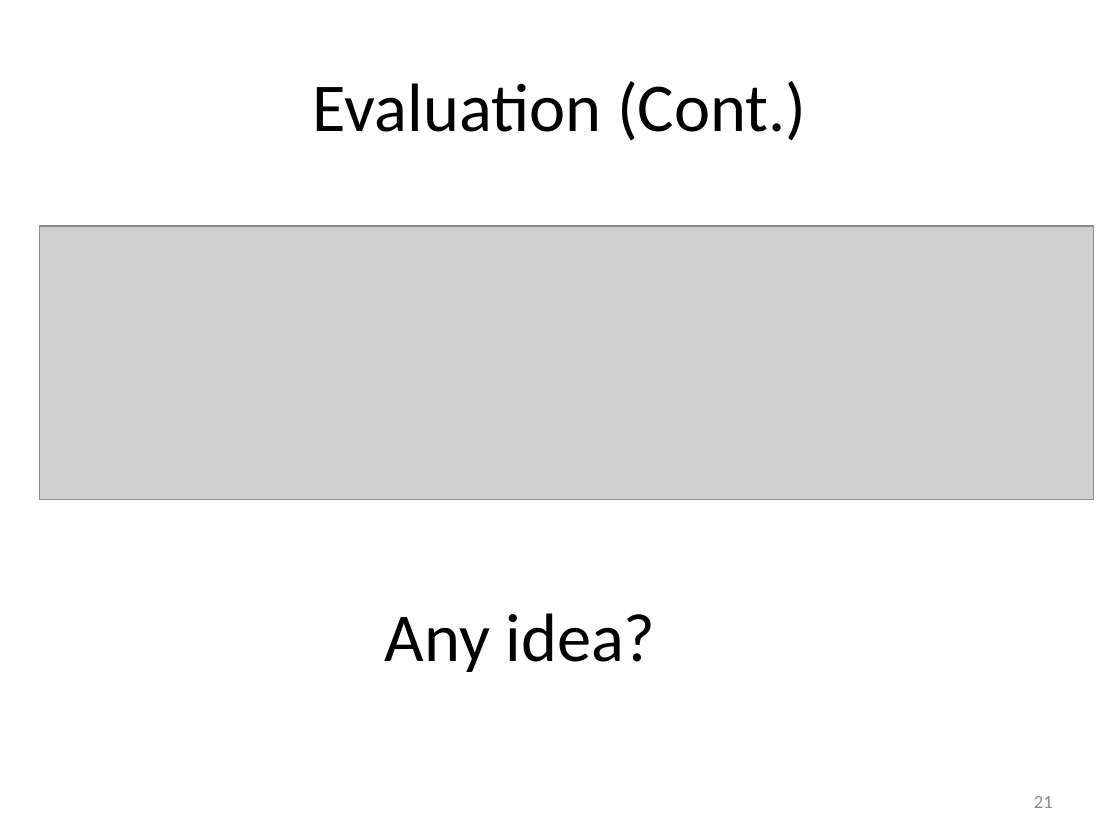
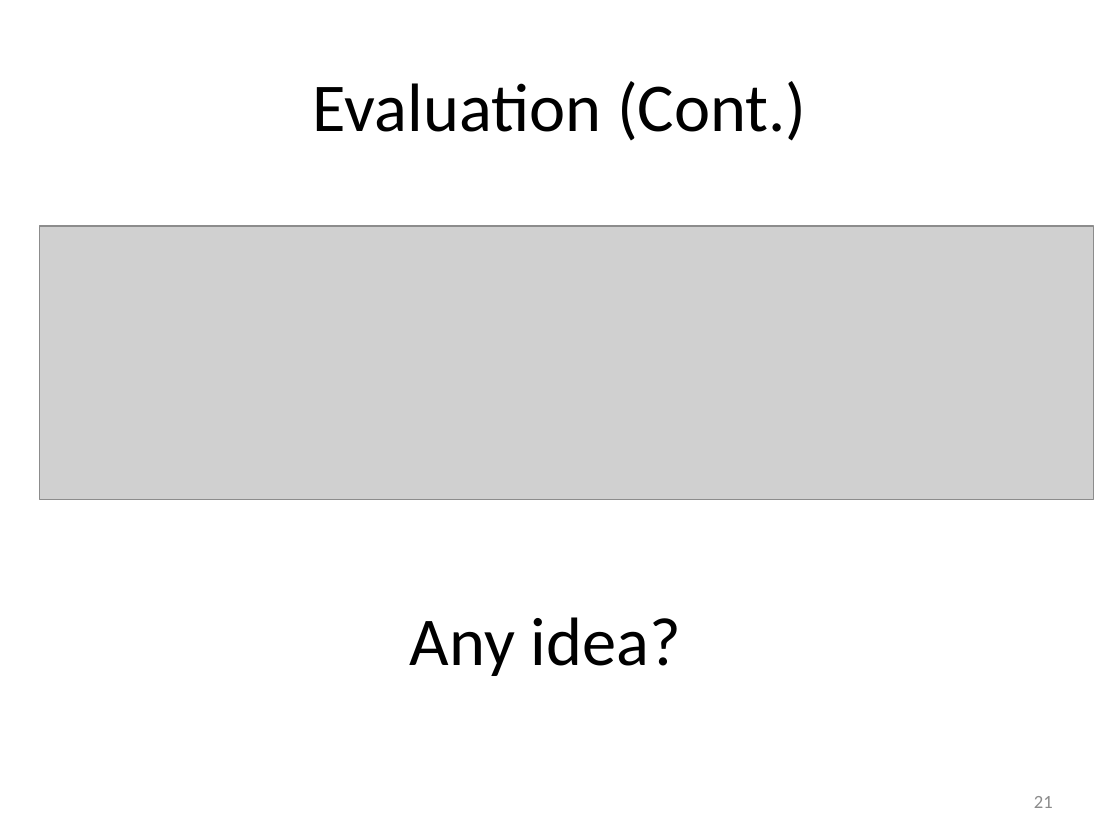
Before and after one commit to ChunChenLin/Paper_Reading, a slide deck: slide 21 of presentations/0317.pptx. Drawn at 1120x840 pixels with LibreOffice and Linux fonts; fonts in the diff are those of the drawing; grey boxes stand for pictures. Boxes give left, top, right and bottom in pixels: in the first picture for what was removed or moved away, otherwise in the second. Text is boxed around its words. In the diff, an @@ line names an element or a change of style, - is before the commit and + after.

```diff
--- a/presentations/0317.pptx
+++ b/presentations/0317.pptx
@@ text "Any idea?": place and size @@
-text "Any idea?" at [385,613,656,672]
+text "Any idea?" at [410,617,681,676]
```
Also in this commit, not shown: 4 other slides changed, 2 slides added, 1 slide removed.
